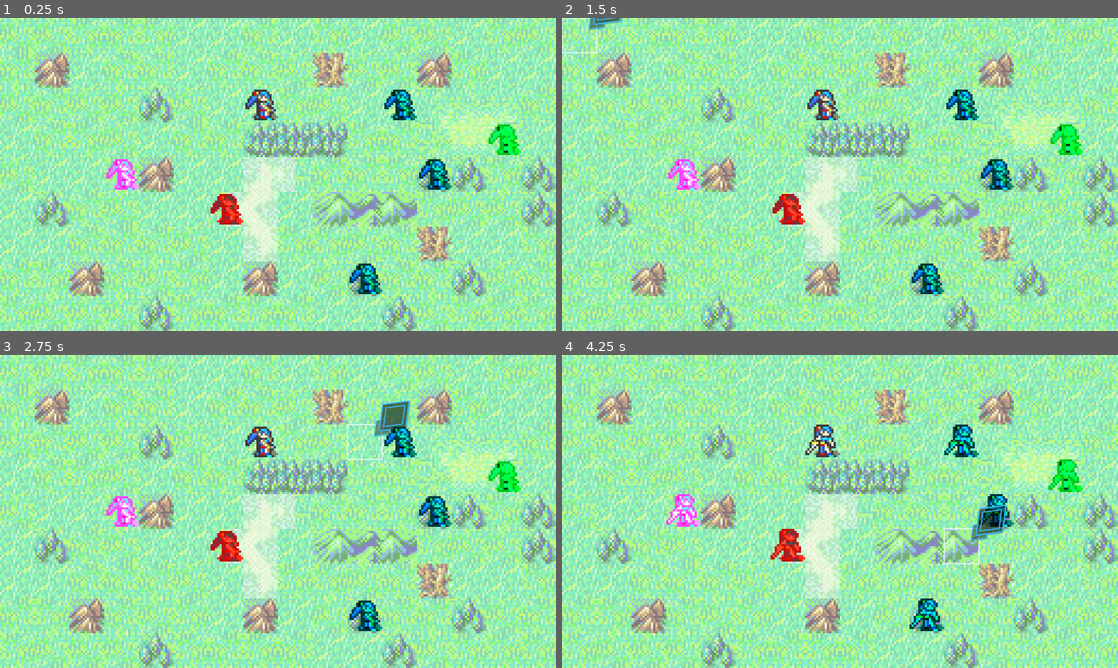
Above: before the commit, frames 1-4 (two rows, left to right).
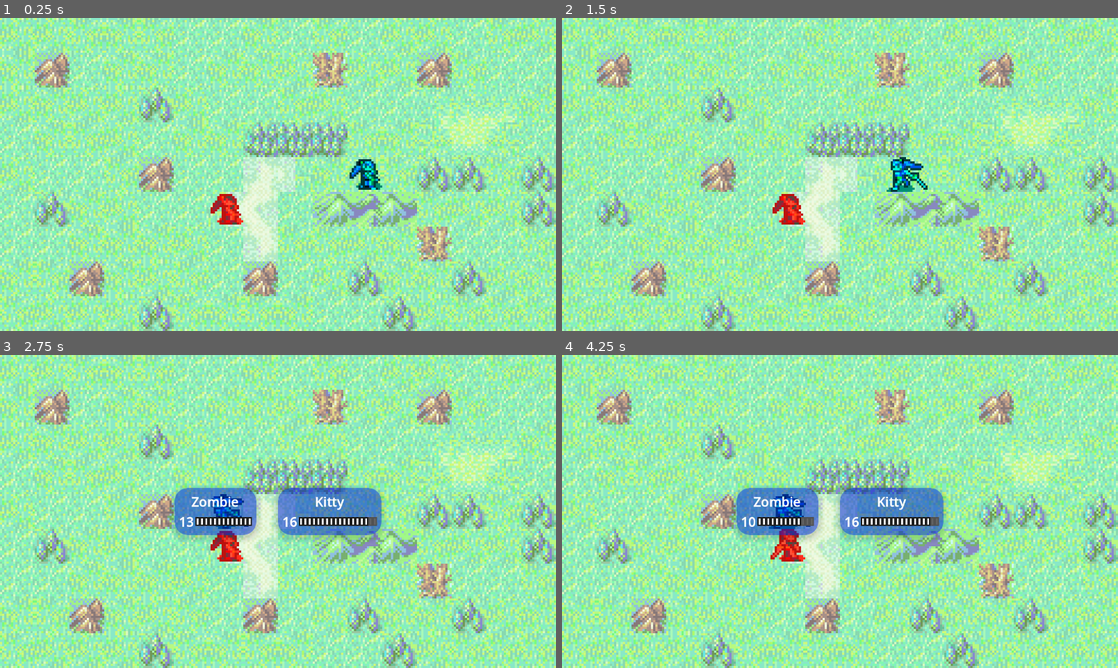
Above: after the commit, the same moments.

Repository: mojius/FarmStrategy
Game: Godot game, scene res://Main.tscn
The game is run twice, just before and just after one commit, with the same random seed, the same clock (stepped at 60 frames per second) and the same inputs.
Inputs (mouse positions are in pixels of both pictures, inside the frame that each line leads up to):
- Up to frame 1 (0.25 s): no input
- Up to frame 2 (1.5 s): move the mouse to (962, 158) at 0.52 s; press the mouse at (962, 158) at 0.53 s; hold Right (ui_right) 0.53-1.28 s; tap Space (ui_accept) at 0.77 s; move the mouse to (728, 190) at 1.27 s; release the mouse at (728, 190) at 1.28 s; hold Down (ui_down) from 1.28 s (still down); tap , (flop_language) at 1.35 s
- Up to frame 3 (2.75 s): tap Space (ui_accept) at 1.52 s; move the mouse to (333, 442) at 2.02 s; release Down (ui_down) at 2.03 s; press the mouse at (333, 442) at 2.03 s; hold Right (ui_right) from 2.03 s (still down)
- Up to frame 4 (4.25 s): move the mouse to (812, 574) at 2.77 s; release Right (ui_right) at 2.78 s; release the mouse at (812, 574) at 2.78 s; hold Up (ui_up) 2.78-3.53 s; tap , (flop_language) at 2.85 s; tap Space (ui_accept) at 3.02, 3.77 s; move the mouse to (1006, 558) at 3.52 s; press the mouse at (1006, 558) at 3.53 s; hold Left (ui_left) from 3.53 s (still down)

The runs differ from the first frame. In frame 1, 2.7% of the frame differs, in the area x 19-94%, y 22-89%; in frame 2, 3.0%; in frame 3, 8.2%, in the area x 19-94%, y 14-89%; in frame 4, 8.2%.

Commit message:
It works again...

Diff:
--- a/GameBoard/GameBoard.gd
+++ b/GameBoard/GameBoard.gd
@@ -327,17 +327,6 @@
 			if (not new_path.is_empty() and new_path.size() < path.size()):
 				path = new_path
 
-		var _patrol_start = _active_unit.find_child("Start")
-		var _patrol_end = _active_unit.find_child("End")
-		var _patroling = false
-		if(_patrol_start and _patrol_end):
-			_patroling = true
-			var _nearest_cell
-			if(!_patrol_start.visited):
-				_nearest_cell = _get_closest_cell_from_array(_patrol_start.cell,_walkable_cells)
-			else:
-				_nearest_cell = _get_closest_cell_from_array(_patrol_end.cell,_walkable_cells)
-			path = pathfinder.calculate_point_path(unit.cell, _nearest_cell)
 
 
 		# If we can't immediately attack an enemy in range or we're right next to them,
@@ -347,8 +336,7 @@
 
 		# Shorten the path so you don't go right ONTO your target.
 		# Later we scale this by the attack range of the enemy.
-		if(!_patroling):
-			path.remove_at(path.size() - 1)
+		path.remove_at(path.size() - 1)
 
 		if (path.size() <= 1):
 			_find_targets_in_range()
@@ -377,14 +365,6 @@
 		if (_active_targets.size() > 0):
 			await attack(_active_targets.pick_random())
 			continue
-
-		if (_same_cell(_patrol_start, unit)):
-			_patrol_start.visited = true
-			_patrol_end.visited = false
-
-		elif (_same_cell(_patrol_end, unit)):
-			_patrol_end.visited = true
-			_patrol_start.visited = false
 
 	_active_faction = target_faction
 
--- a/Main.tscn
+++ b/Main.tscn
@@ -9,25 +9,7 @@
 [ext_resource type="Script" path="res://Units/Stats.gd" id="10_6aeo4"]
 [ext_resource type="PackedScene" uid="uid://cfemajau2fdnq" path="res://UI/HighlightInfoUI.tscn" id="11_o3oh6"]
 
-[sub_resource type="Resource" id="Resource_sc4dq"]
-resource_local_to_scene = true
-script = ExtResource("10_6aeo4")
-max_hp = 19
-hp_override = false
-override = 2
-attack = 5
-defense = 1
-
-[sub_resource type="Resource" id="Resource_qutyc"]
-resource_local_to_scene = true
-script = ExtResource("10_6aeo4")
-max_hp = 15
-hp_override = false
-override = 2
-attack = 7
-defense = 2
-
-[sub_resource type="Resource" id="Resource_ka5c4"]
+[sub_resource type="Resource" id="Resource_cnpnt"]
 resource_local_to_scene = true
 script = ExtResource("10_6aeo4")
 max_hp = 18
@@ -36,34 +18,7 @@
 attack = 4
 defense = 3
 
-[sub_resource type="Resource" id="Resource_8vcl0"]
-resource_local_to_scene = true
-script = ExtResource("10_6aeo4")
-max_hp = 20
-hp_override = true
-override = 14
-attack = 3
-defense = 2
-
-[sub_resource type="Resource" id="Resource_rfpox"]
-resource_local_to_scene = true
-script = ExtResource("10_6aeo4")
-max_hp = 14
-hp_override = false
-override = 0
-attack = 7
-defense = 4
-
-[sub_resource type="Resource" id="Resource_ptab2"]
-resource_local_to_scene = true
-script = ExtResource("10_6aeo4")
-max_hp = 13
-hp_override = false
-override = 1
-attack = 4
-defense = 2
-
-[sub_resource type="Resource" id="Resource_3kabr"]
+[sub_resource type="Resource" id="Resource_mute5"]
 resource_local_to_scene = true
 script = ExtResource("10_6aeo4")
 max_hp = 13
@@ -77,6 +32,7 @@
 [node name="GameBoard" type="Node2D" parent="."]
 y_sort_enabled = true
 script = ExtResource("2_hx4vu")
+starting_faction = "Enemy"
 
 [node name="UIContainer" type="CanvasLayer" parent="GameBoard"]
 
@@ -94,51 +50,17 @@
 
 [node name="UnitPathArrow" parent="GameBoard" instance=ExtResource("6_xwtul")]
 
-[node name="Skwele" parent="GameBoard" instance=ExtResource("2_n3f5l")]
-position = Vector2(600, 200)
-stats = SubResource("Resource_sc4dq")
-move_range = 7
-move_speed = 500
-
-[node name="Skwele2" parent="GameBoard" instance=ExtResource("2_n3f5l")]
-modulate = Color(4.142, 1.183, 8.876, 1)
-position = Vector2(280, 360)
-stats = SubResource("Resource_qutyc")
-move_speed = 500
-
 [node name="Kitty" parent="GameBoard" instance=ExtResource("2_n3f5l")]
 modulate = Color(2.959, 0.331, 0.248, 1)
 position = Vector2(520, 440)
-stats = SubResource("Resource_ka5c4")
+stats = SubResource("Resource_cnpnt")
 move_range = 5
 move_speed = 500
 
-[node name="Bear" parent="GameBoard" instance=ExtResource("2_n3f5l")]
+[node name="Zombie" parent="GameBoard" instance=ExtResource("2_n3f5l")]
 modulate = Color(0, 1, 1, 1)
-position = Vector2(920, 200)
-stats = SubResource("Resource_8vcl0")
-_faction = "Enemy"
-move_speed = 500
-
-[node name="Bear4" parent="GameBoard" instance=ExtResource("2_n3f5l")]
-modulate = Color(0, 3.55, 0.456, 1)
-position = Vector2(1160, 280)
-stats = SubResource("Resource_rfpox")
-move_range = 1
-_faction = "Enemy"
-move_speed = 500
-
-[node name="Bear2" parent="GameBoard" instance=ExtResource("2_n3f5l")]
-modulate = Color(0, 1, 1, 1)
-position = Vector2(1000, 360)
-stats = SubResource("Resource_ptab2")
-_faction = "Enemy"
-move_speed = 500
-
-[node name="Bear3" parent="GameBoard" instance=ExtResource("2_n3f5l")]
-modulate = Color(0, 1, 1, 1)
-position = Vector2(840, 600)
-stats = SubResource("Resource_3kabr")
+position = Vector2(840, 360)
+stats = SubResource("Resource_mute5")
 _faction = "Enemy"
 move_speed = 500
 
Not shown: 1 places in Main.tscn that only renumber resources
